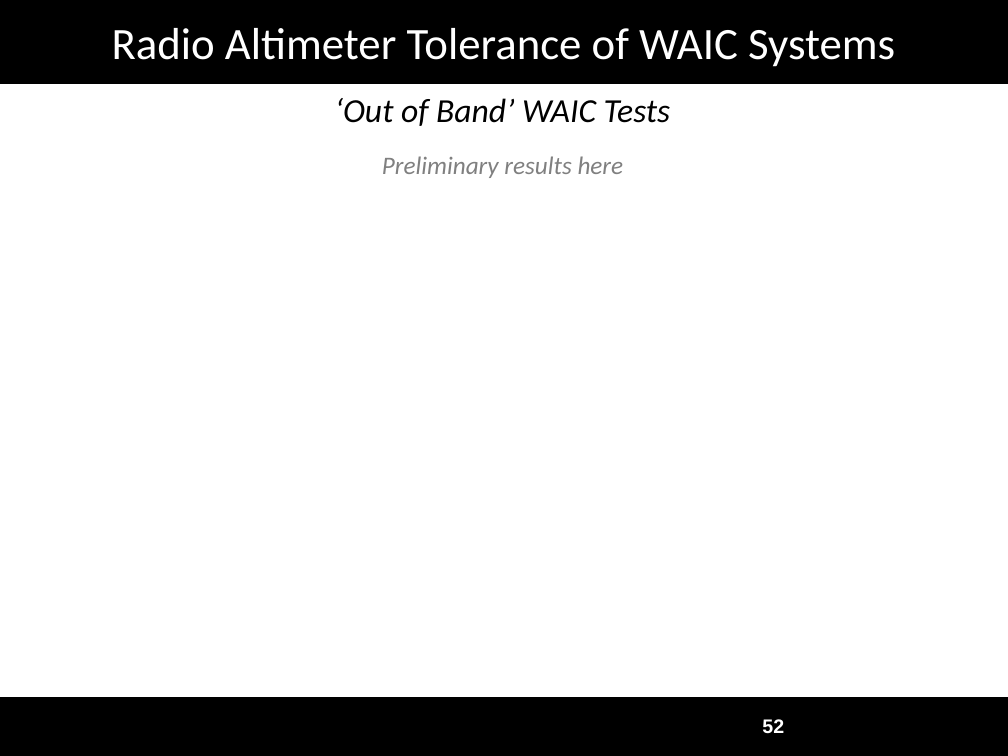
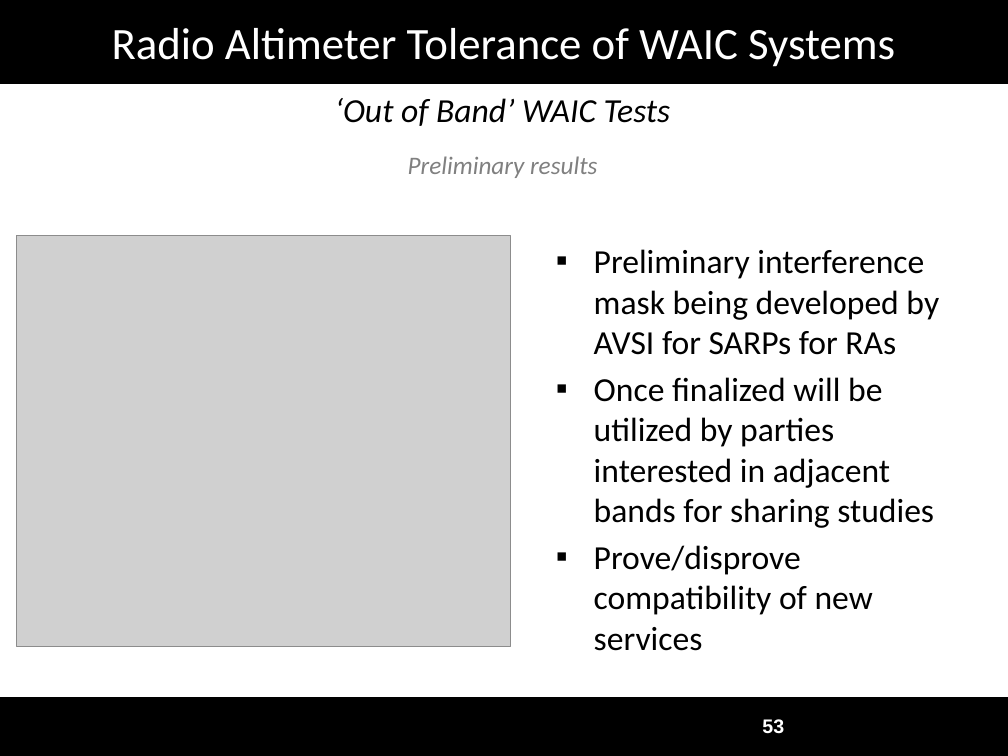
Before and after one commit to joshruff/masters_thesis, a slide deck: slide 53 of data/Defense_Presentation.pptx (slide 52 before the commit). Drawn at 1008x756 pixels with LibreOffice and Linux fonts; fonts in the diff are those of the drawing; grey boxes stand for pictures; background and template pictures are left out. Boxes give left, top, right and bottom in pixels: in the first picture for what was removed or moved away, otherwise in the second. Text is boxed around its words. In the diff, an @@ line names an element or a change of style, - is before the commit and + after.

```diff
--- a/data/Defense_Presentation.pptx
+++ b/data/Defense_Presentation.pptx
@@ text at bbox=[408, 156, 597, 178]: text changed @@
-Preliminary results here
+Preliminary results
@@ picture added at bbox=[17, 235, 511, 646] @@
@@ text added at bbox=[594, 249, 939, 651], 24 pt, text #000000 @@
+▪ Preliminary interference mask being developed by AVSI for SARPs for RAs
+▪ Once finalized will be utilized by parties interested in adjacent bands for sharing studies
+▪ Prove/disprove compatibility of new services
@@ page number at bbox=[762, 719, 784, 734]: text changed @@
-52
+53
```
Also in this commit, not shown: 38 other slides changed, 3 slides added, 1 slide removed, 3 other files.
